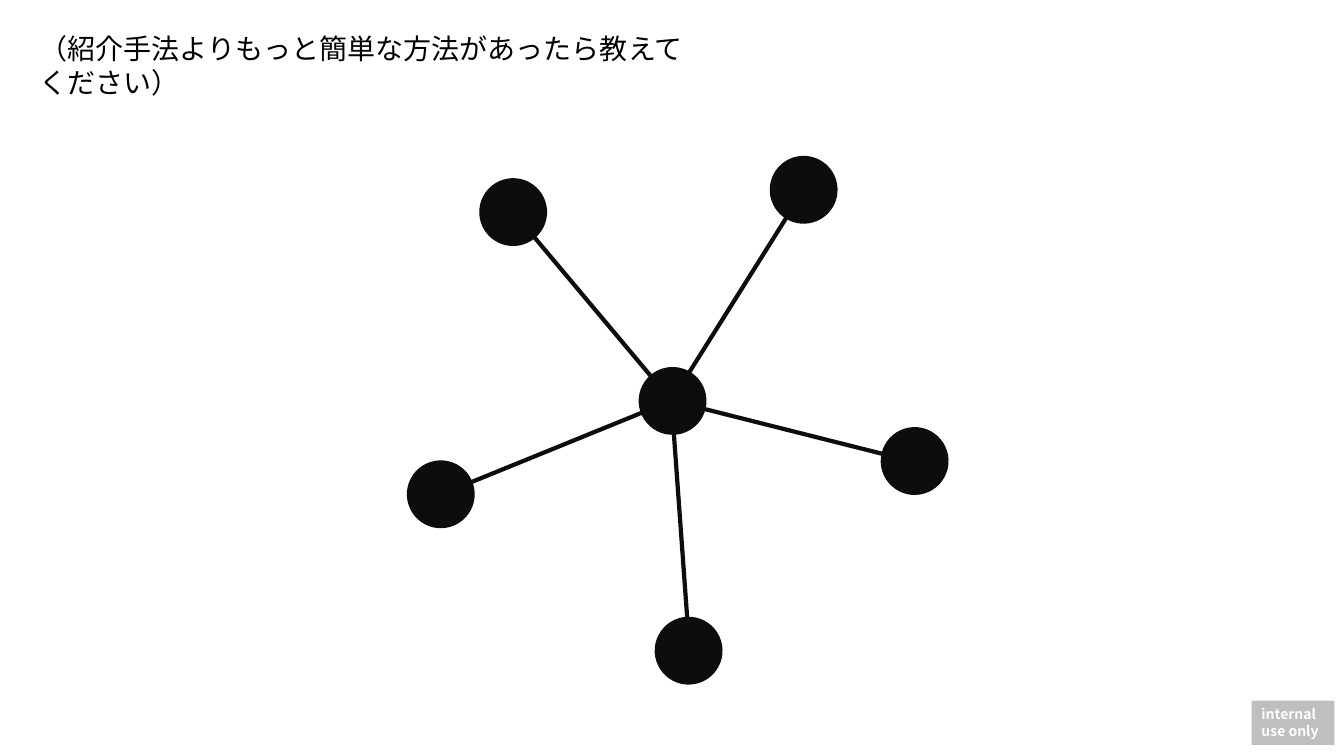
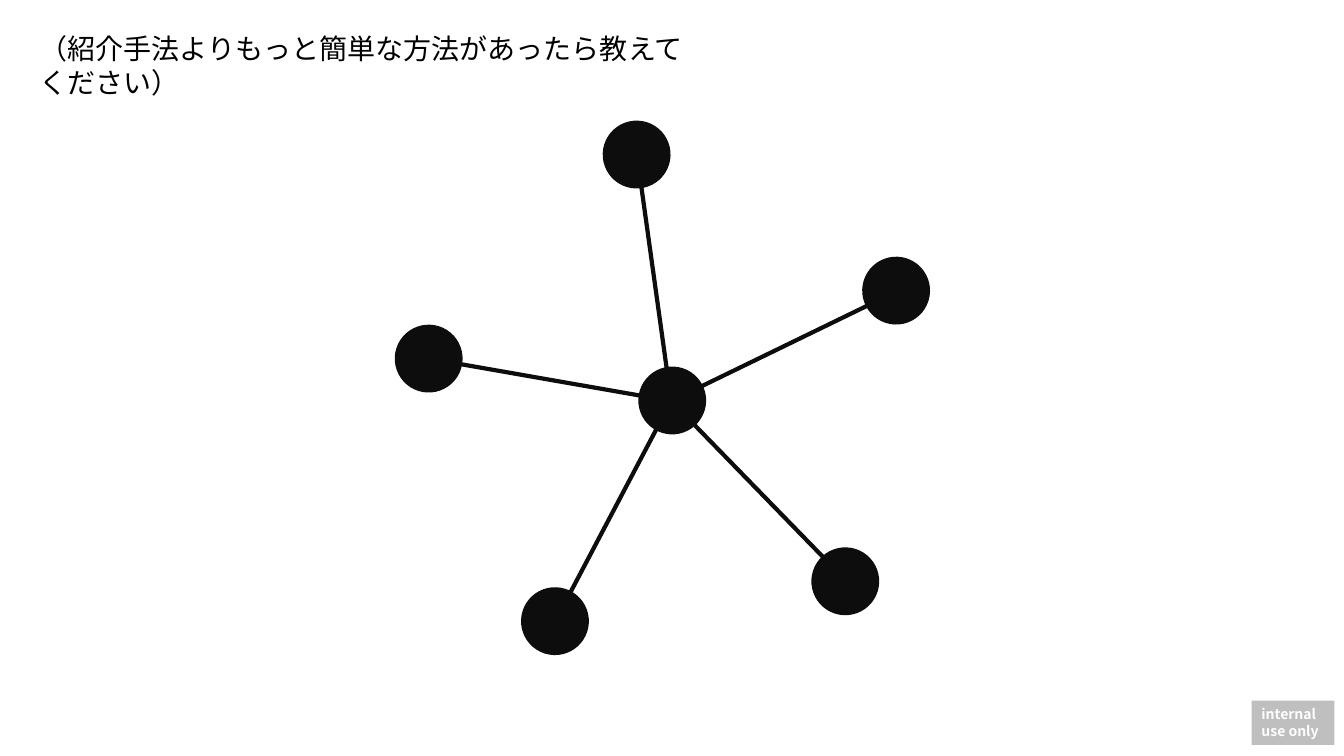
Before and after one commit to nakayama-kazuki/2021, a slide deck: slide 20 of pptx/pentagon.pptx (slide 18 before the commit). Drawn at 1344x756 pixels with LibreOffice and Linux fonts; fonts in the diff are those of the drawing. Boxes give left, top, right and bottom in pixels: in the first picture for what was removed or moved away, otherwise in the second. Text is boxed around its words. In the diff, an @@ line names an element or a change of style, - is before the commit and + after.

Commit message:
fixed

```diff
--- a/pptx/pentagon.pptx
+++ b/pptx/pentagon.pptx
@@ line moved from (671, 400) - (804, 191) to (671, 401) - (637, 155) @@
@@ line moved from (671, 400) - (914, 462) to (671, 401) - (896, 291) @@
@@ line moved from (442, 495) - (671, 400) to (426, 358) - (671, 401) @@
@@ line moved from (690, 650) - (671, 400) to (556, 621) - (671, 401) @@
@@ line moved from (512, 211) - (671, 400) to (846, 581) - (671, 401) @@
@@ rotation 320 to 279 degrees in 6 elements at [635, 364, 709, 438], [518, 585, 592, 658], [600, 118, 673, 192], [392, 322, 466, 395], [860, 254, 934, 328], [809, 545, 882, 618] @@
```
Also in this commit, not shown: 4 other slides changed, 2 slides added.
